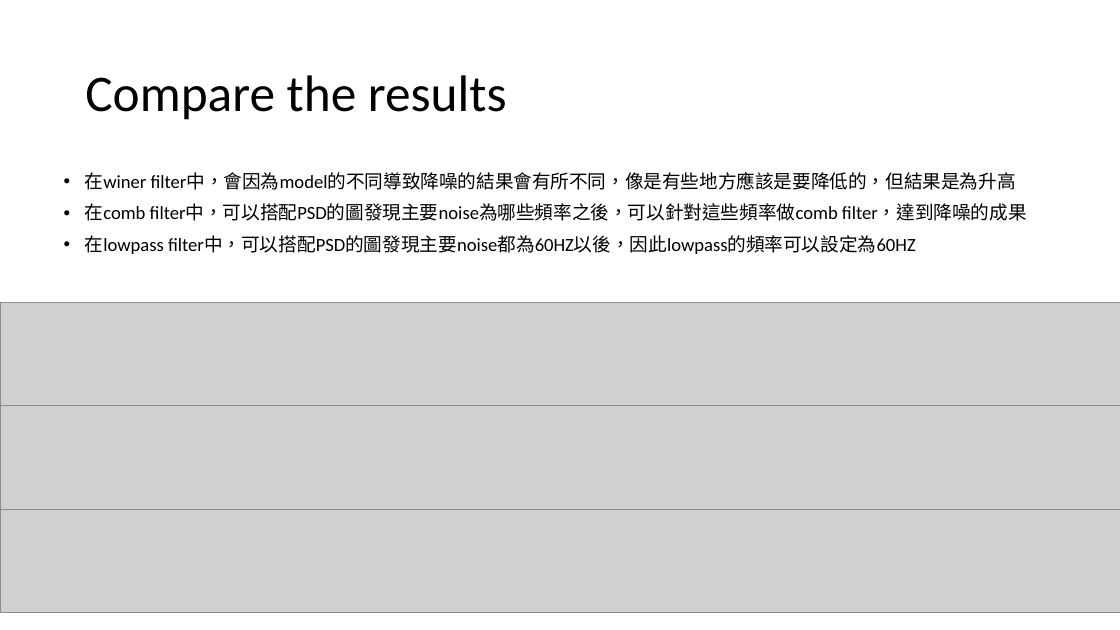
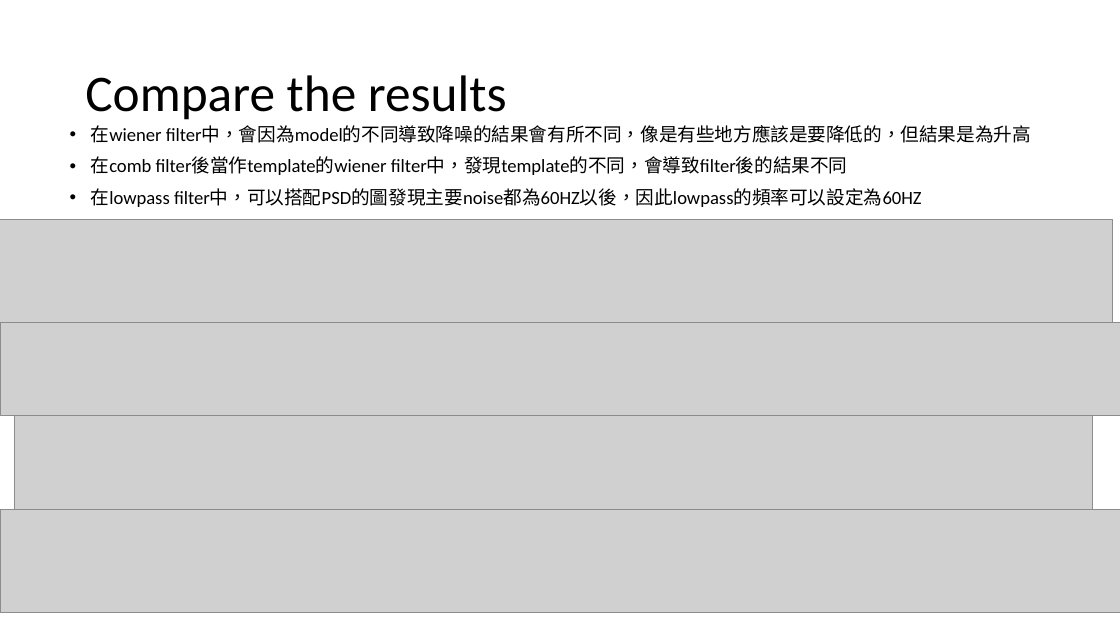
Before and after one commit to w96086123/Biomedical_Signal_Processing_NCKU, a slide deck: slide 6 of HW3/HW3_NE6121115_趙韋霖.pptx. Drawn at 1120x630 pixels with LibreOffice and Linux fonts; fonts in the diff are those of the drawing; grey boxes stand for pictures. Boxes give left, top, right and bottom in pixels: in the first picture for what was removed or moved away, otherwise in the second. Text is boxed around its words. In the diff, an @@ line names an element or a change of style, - is before the commit and + after.

```diff
--- a/HW3/HW3_NE6121115_趙韋霖.pptx
+++ b/HW3/HW3_NE6121115_趙韋霖.pptx
@@ text "在wiener filter中，會因為model的不同導致降噪的結果會有所不同，像是有些地方應該是要降低的，但結果是為升 ...": place and size @@
-text "在wiener filter中，會因為model的不同導致降噪的結果會有所不同，像是有些地方應該是要降低的，但結果是為升 ..." at (85, 172, 1027, 254)
+text "在wiener filter中，會因為model的不同導致降噪的結果會有所不同，像是有些地方應該是要降低的，但結果是為升 ..." at (91, 125, 1031, 207)
@@ text at (91, 125, 1031, 175): text changed @@
-• 在winer filter中，會因為model的不同導致降噪的結果會有所不同，像是有些地方應該是要降低的，但結果是為升高
-• 在comb filter中，可以搭配PSD的圖發現主要noise為哪些頻率之後，可以針對這些頻率做comb filter，達到降噪的成果
+• 在wiener filter中，會因為model的不同導致降噪的結果會有所不同，像是有些地方應該是要降低的，但結果是為升高
+• 在comb filter後當作template的wiener filter中，發現template的不同，會導致filter後的結果不同
@@ picture: place and size @@
-picture at (0, 302, 1120, 406)
+picture at (0, 219, 1112, 323)
@@ picture added at (0, 323, 1120, 416) @@
@@ picture: place and size @@
-picture at (0, 406, 1120, 509)
+picture at (15, 406, 1092, 509)
```
Also in this commit, not shown: 1 other slide changed, 14 other files.
